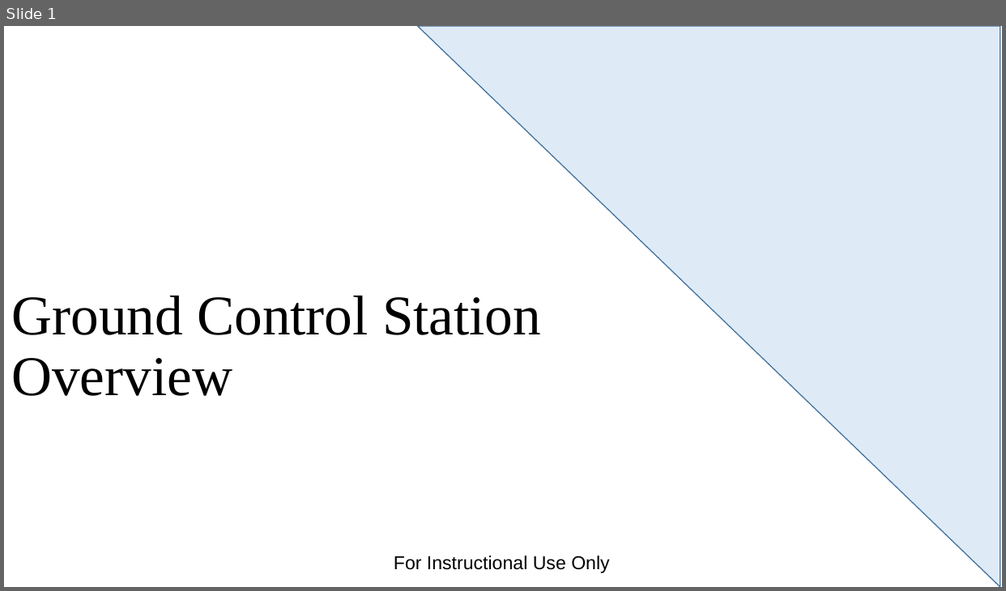
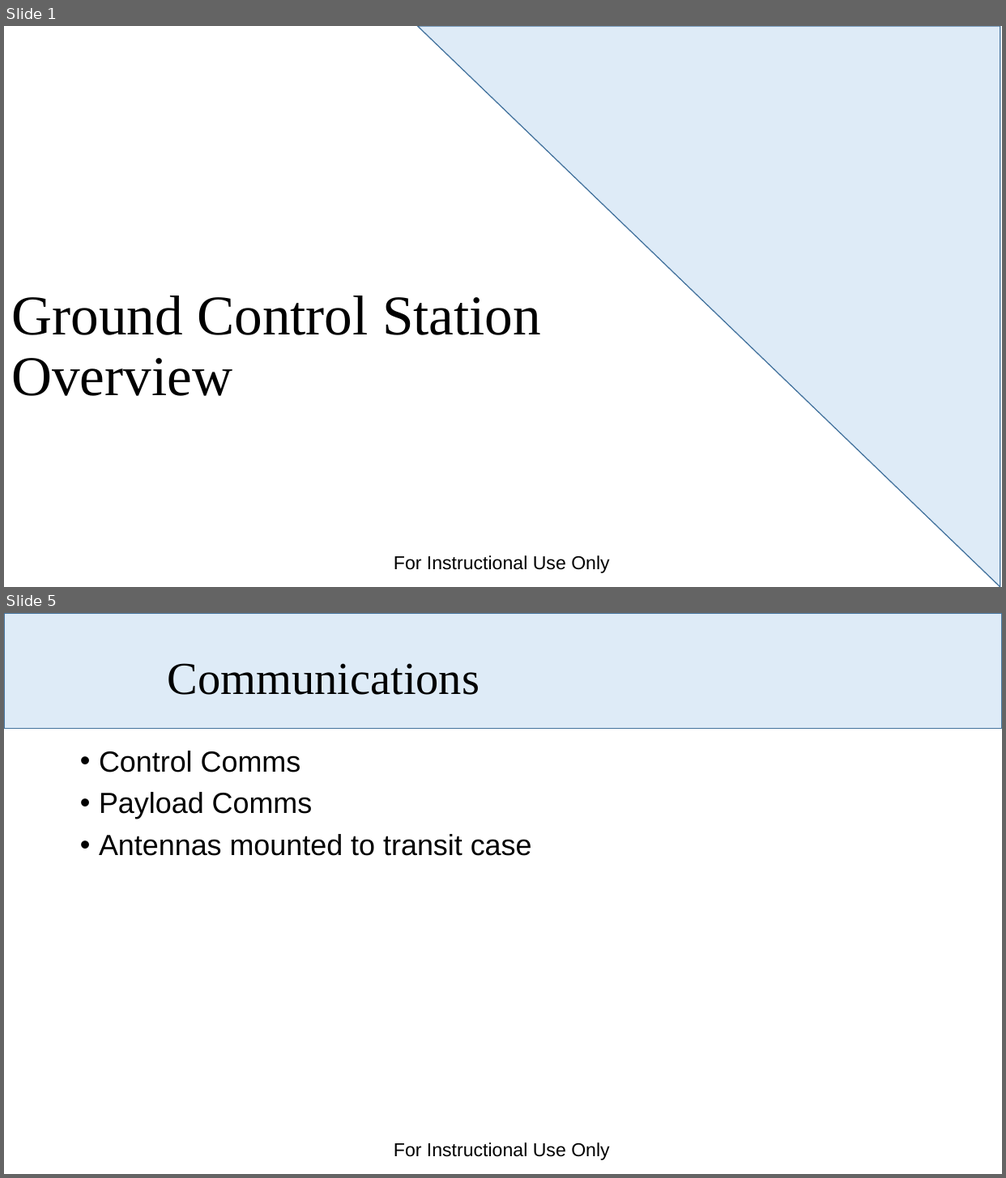
Before and after one commit to dabarrett/rqmtReviewer, a slide deck: Documents/Ground Control Station Overview.pptx. Shown one above the other, each under a label of ours: slide 1 before the commit, slides 1 and 5 after it; the slides between them are not shown. The pictures are 1006x591 and 1006x1178 pixels, drawn with LibreOffice and Linux fonts; fonts in the diff are those of the drawing; background and template pictures are left out. Boxes give left, top, right and bottom in pixels: in the first picture for what was removed or moved away, otherwise in the second. Text is boxed around its words. In the diff, an @@ line names an element or a change of style, - is before the commit and + after.

```diff
--- a/Documents/Ground Control Station Overview.pptx
+++ b/Documents/Ground Control Station Overview.pptx
@@ slide 5 added at [4, 613, 1002, 1174], background #FFFFFF; not listed: 1 template element that a slide beside it also shows @@
@@ rectangle added at [4, 613, 1002, 728], fill #DEEBF7, outline #43739E 1 pt @@
@@ title added at [168, 663, 479, 695], 44 pt, text #000000 @@
+Communications
@@ text added at [99, 751, 532, 856], 28 pt, text #000000 @@
+• Control Comms
+• Payload Comms
+• Antennas mounted to transit case
```
Also in this commit, not shown: 1 slide changed, 4 other slides added, 1 slide removed, 3 other files.
